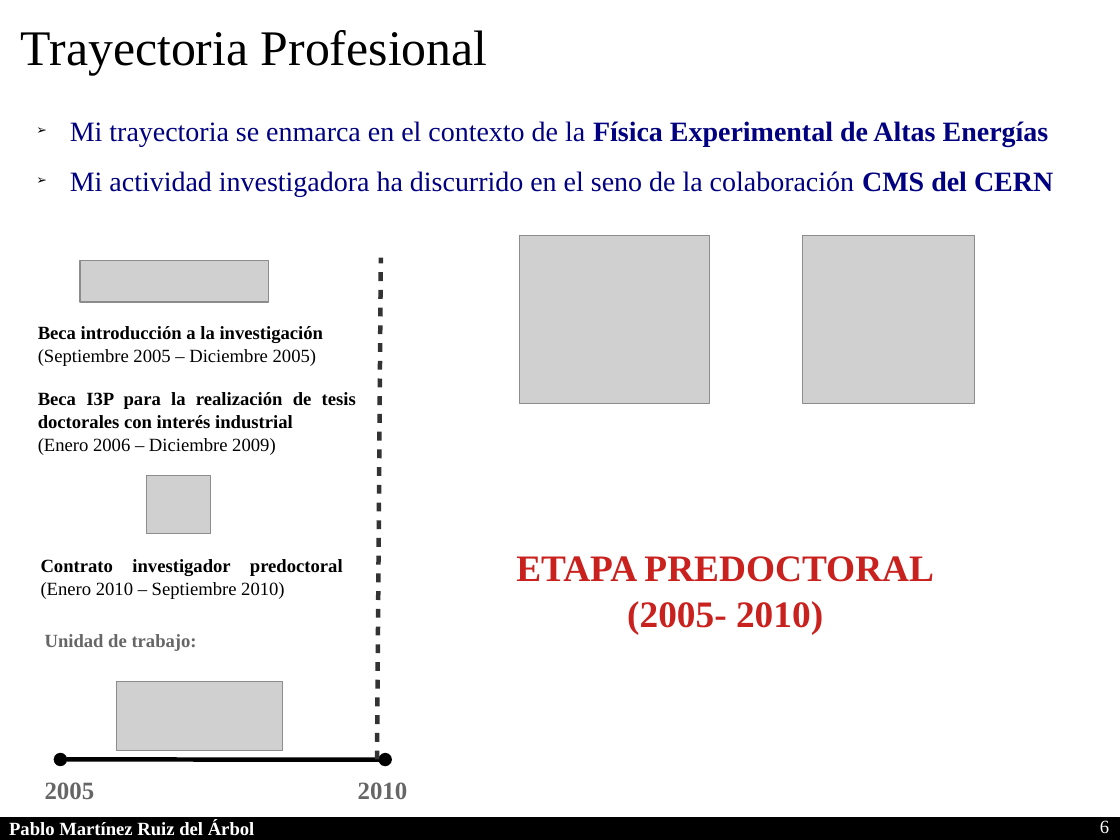
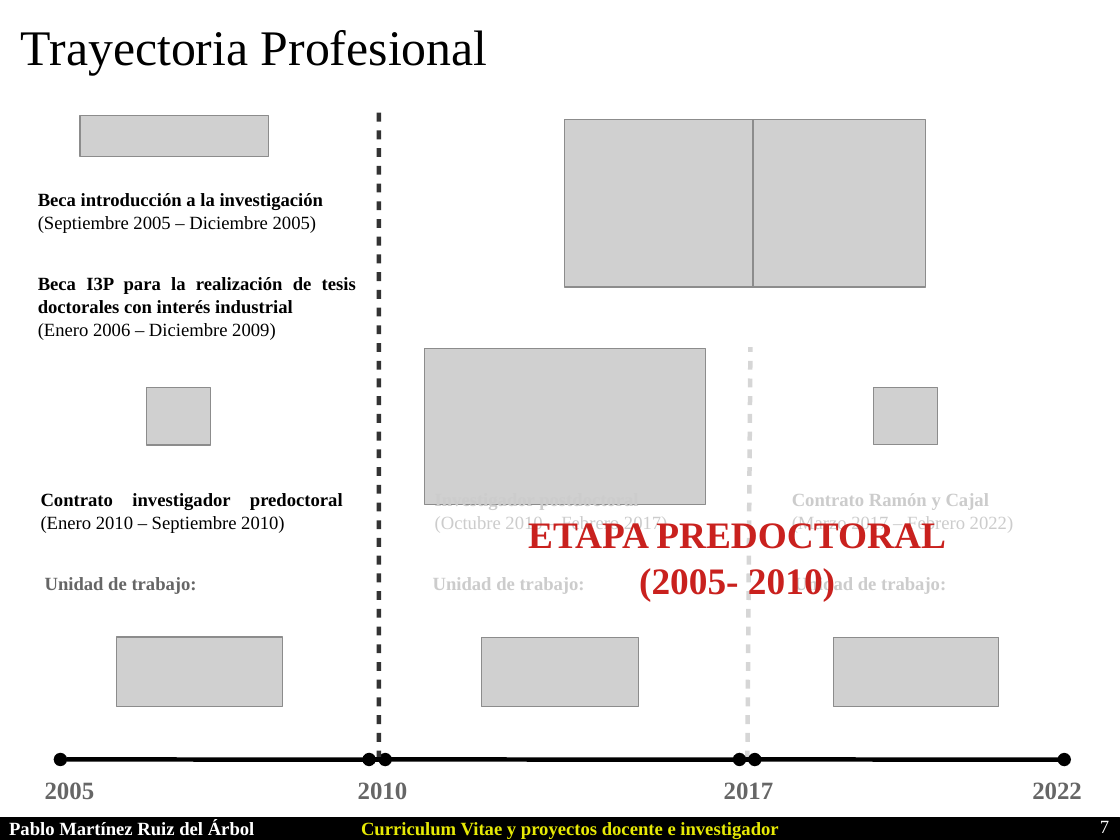
Before and after one commit to parbol/Plaza, a slide deck: slide 7 of Presentacion/Presentacion.odp (slide 6 before the commit). Drawn at 1120x840 pixels with LibreOffice and Linux fonts; fonts in the diff are those of the drawing; grey boxes stand for pictures. Boxes give left, top, right and bottom in pixels: in the first picture for what was removed or moved away, otherwise in the second. Text is boxed around its words. In the diff, an @@ line names an element or a change of style, - is before the commit and + after.

```diff
--- a/Presentacion/Presentacion.odp
+++ b/Presentacion/Presentacion.odp
@@ picture: place and size @@
-picture at [80, 261, 268, 302]
+picture at [80, 115, 268, 157]
@@ line moved from (377, 759) - (381, 258) to (379, 759) - (379, 112) @@
@@ picture added at [564, 119, 755, 287] @@
@@ picture added at [753, 119, 925, 287] @@
@@ text removed at [70, 121, 1053, 197] @@
-➢ Mi trayectoria se enmarca en el contexto de la Física Experimental de Altas Energías
-➢ Mi actividad investigadora ha discurrido en el seno de la colaboración CMS del CERN
@@ text "Beca introducción a la investigación": place and size @@
-text "Beca introducción a la investigación" at [38, 326, 323, 366]
+text "Beca introducción a la investigación" at [38, 193, 323, 233]
@@ text "Beca I3P para la realización ...": place and size @@
-text "Beca I3P para la realización ..." at [38, 392, 356, 455]
+text "Beca I3P para la realización ..." at [38, 277, 356, 340]
@@ picture: place and size @@
-picture at [520, 235, 710, 403]
+picture at [424, 348, 706, 504]
@@ line added from (747, 759) to (750, 347), #333333 2.89 pt @@
@@ picture: place and size @@
-picture at [147, 476, 211, 533]
+picture at [147, 388, 211, 445]
@@ picture: place and size @@
-picture at [802, 235, 974, 403]
+picture at [874, 388, 937, 445]
@@ text "Contrato investigador predoctoral (Enero 2010 ...": place and size @@
-text "Contrato investigador predoctoral (Enero 2010 ..." at [41, 559, 343, 599]
+text "Contrato investigador predoctoral (Enero 2010 ..." at [41, 493, 343, 533]
@@ text added at [435, 504, 667, 534], 12 pt, text #CCCCCC @@
+Investigador postdoctoral
+(Octubre 2010 – Febrero 2017)
@@ text "ETAPA PREDOCTORAL": place and size @@
-text "ETAPA PREDOCTORAL" at [516, 556, 934, 634]
+text "ETAPA PREDOCTORAL" at [528, 520, 946, 601]
@@ text added at [792, 493, 1013, 534], 12 pt, text #CCCCCC @@
+Contrato Ramón y Cajal
+(Marzo 2017 – Febrero 2022)
@@ text "Unidad de trabajo:": place and size @@
-text "Unidad de trabajo:" at [45, 634, 197, 651]
+text "Unidad de trabajo:" at [45, 577, 197, 594]
@@ text added at [433, 577, 585, 594], 12 pt, text #CCCCCC, bold @@
+Unidad de trabajo:
@@ text added at [794, 576, 946, 595], 12 pt, text #CCCCCC, bold @@
+Unidad de trabajo:
@@ picture: place and size @@
-picture at [116, 681, 282, 750]
+picture at [116, 637, 282, 707]
@@ picture added at [482, 637, 638, 707] @@
@@ picture added at [833, 637, 999, 707] @@
@@ double arrow added from (370, 759) to (755, 759), #000000 2.89 pt @@
@@ double arrow added from (739, 759) to (1064, 759), #000000 2.89 pt @@
@@ text added at [724, 782, 774, 799], 16 pt, text #666666, bold @@
+2017
@@ text added at [1032, 782, 1082, 799], 16 pt, text #666666, bold @@
+2022
@@ text added at [361, 822, 778, 839], 12 pt, text #E6E905, bold @@
+Curriculum Vitae y proyectos docente e investigador
@@ page number at [1100, 820, 1109, 833]: text changed @@
-6
+7
```
Also in this commit, not shown: 17 other slides changed, 3 slides added, 2 slides removed.
